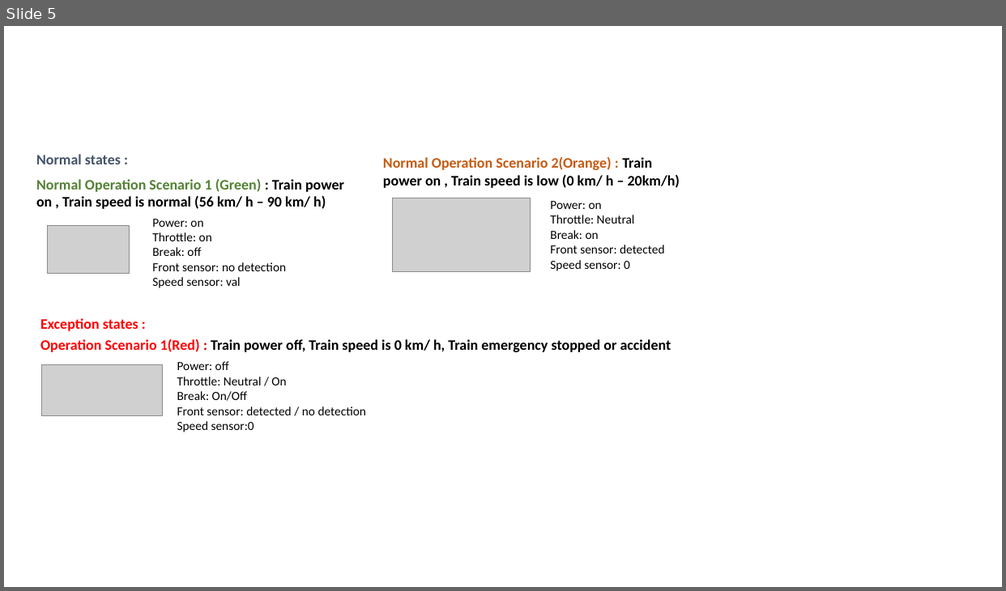
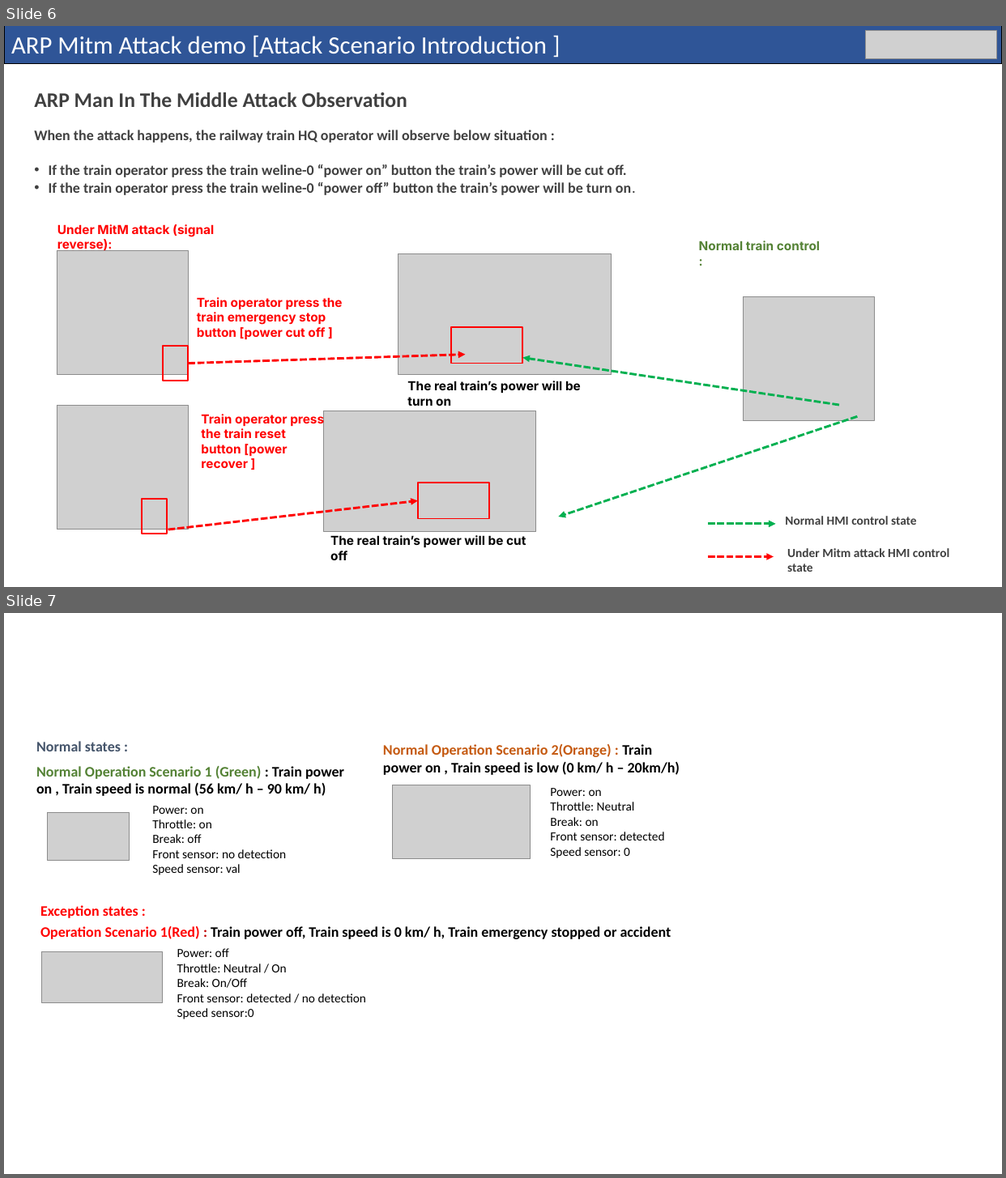
Before and after one commit to mrminhaz87/Railway-IT-OT-Demo, a slide deck: attack/AttackScenario.pptx. Shown one above the other, each under a label of ours: slide 5 before the commit, slides 6 and 7 after it. The pictures are 1006x591 and 1006x1178 pixels, drawn with LibreOffice and Linux fonts; fonts in the diff are those of the drawing; grey boxes stand for pictures. Boxes give left, top, right and bottom in pixels: in the first picture for what was removed or moved away, otherwise in the second. Text is boxed around its words. In the diff, an @@ line names an element or a change of style, - is before the commit and + after.

Commit message:
update the man in the middle attack scenario attack path.

```diff
--- a/attack/AttackScenario.pptx
+++ b/attack/AttackScenario.pptx
@@ slide 6 added at (x1=4, y1=26, x2=1002, y2=587), background #FFFFFF @@
@@ rectangle added at (x1=4, y1=26, x2=1002, y2=63), fill #2F5597, outline #000000 0.75 pt, 24 pt, text #FFFFFF @@
+ARP Mitm Attack demo [Attack Scenario Introduction ]
@@ picture added at (x1=866, y1=31, x2=997, y2=59) @@
@@ text added at (x1=34, y1=92, x2=407, y2=107), 20 pt, text #404040, bold @@
+ARP Man In The Middle Attack Observation
@@ text added at (x1=34, y1=130, x2=631, y2=195), 14 pt, text #404040, bold @@
+When the attack happens, the railway train HQ operator will observe below situation :
+• If the train operator press the train weline-0 “power on” button the train’s power will be cut off.
+• If the train operator press the train weline-0 “power off” button the train’s power will be turn on.
@@ text added at (x1=57, y1=224, x2=214, y2=253), 12 pt, text #FF0000, bold @@
+Under MitM attack (signal reverse):
@@ text added at (x1=699, y1=241, x2=820, y2=250), 12 pt, text #548235, bold @@
+Normal train control :
@@ picture added at (x1=57, y1=250, x2=188, y2=375) @@
@@ picture added at (x1=398, y1=254, x2=612, y2=375) @@
@@ text added at (x1=197, y1=297, x2=342, y2=339), 12 pt, text #FF0000, bold @@
+Train operator press the train emergency stop button [power cut off ]
@@ picture added at (x1=743, y1=297, x2=874, y2=421) @@
@@ rectangle added at (x1=452, y1=327, x2=522, y2=364), outline #FF0000 1.5 pt @@
@@ rectangle added at (x1=163, y1=346, x2=188, y2=381), outline #FF0000 1.5 pt @@
@@ arrow added from (188, 364) to (465, 355), #FF0000 2.25 pt dashed @@
@@ arrow added from (839, 405) to (522, 357), #00B050 2.25 pt dashed @@
@@ text added at (x1=407, y1=381, x2=581, y2=406), 12 pt, text #000000, bold @@
+The real train’s power will be turn on
@@ picture added at (x1=57, y1=405, x2=188, y2=529) @@
@@ text added at (x1=201, y1=412, x2=324, y2=468), 12 pt, text #FF0000, bold @@
+Train operator press the train reset button [power recover ]
@@ picture added at (x1=323, y1=411, x2=535, y2=531) @@
@@ arrow added from (858, 416) to (559, 517), #00B050 2.25 pt dashed @@
@@ rectangle added at (x1=418, y1=484, x2=489, y2=519), outline #FF0000 1.5 pt @@
@@ rectangle added at (x1=142, y1=499, x2=167, y2=535), outline #FF0000 1.5 pt @@
@@ arrow added from (168, 530) to (418, 501), #FF0000 2.25 pt dashed @@
@@ text added at (x1=330, y1=535, x2=526, y2=561), 12 pt, text #000000, bold @@
+The real train’s power will be cut off
@@ arrow added from (708, 524) to (776, 524), #00B050 2.25 pt dashed @@
@@ text added at (x1=785, y1=516, x2=916, y2=525), 12 pt, text #404040, bold @@
+Normal HMI control state
@@ arrow added from (708, 557) to (774, 557), #FF0000 2.25 pt dashed @@
@@ text added at (x1=787, y1=548, x2=949, y2=572), 12 pt, text #404040, bold @@
+Under Mitm attack HMI control state
@@ what was slide 5 is now slide 7 @@
```
Also in this commit, not shown: 1 other slide added, 3 other files.
